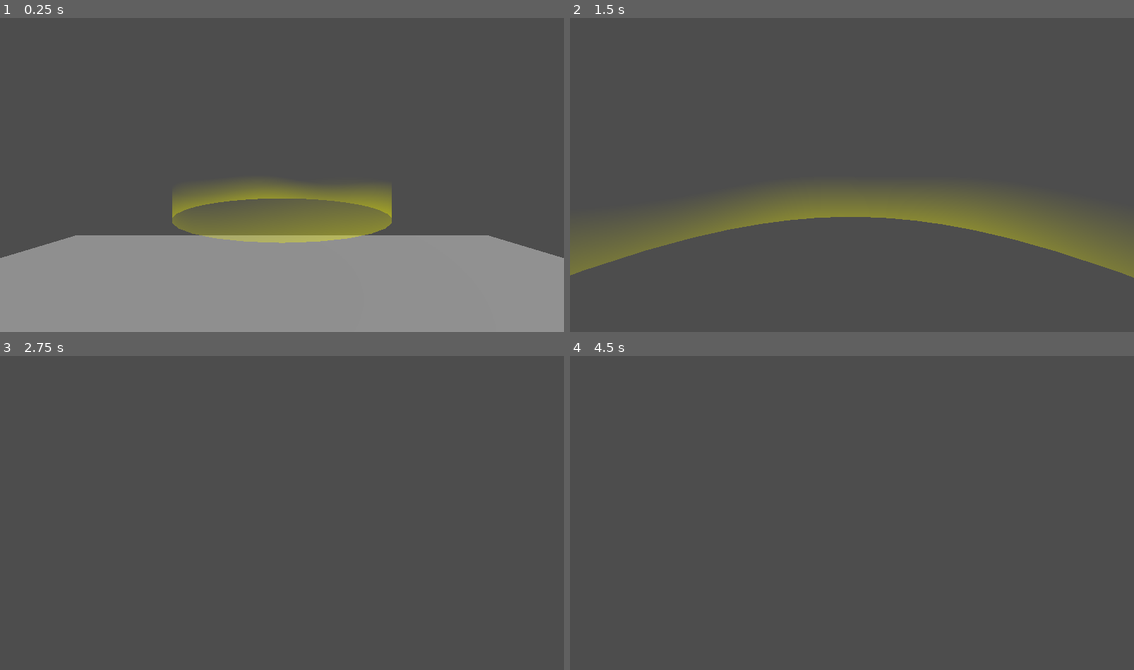
Above: before the commit, frames 1-4 (two rows, left to right).
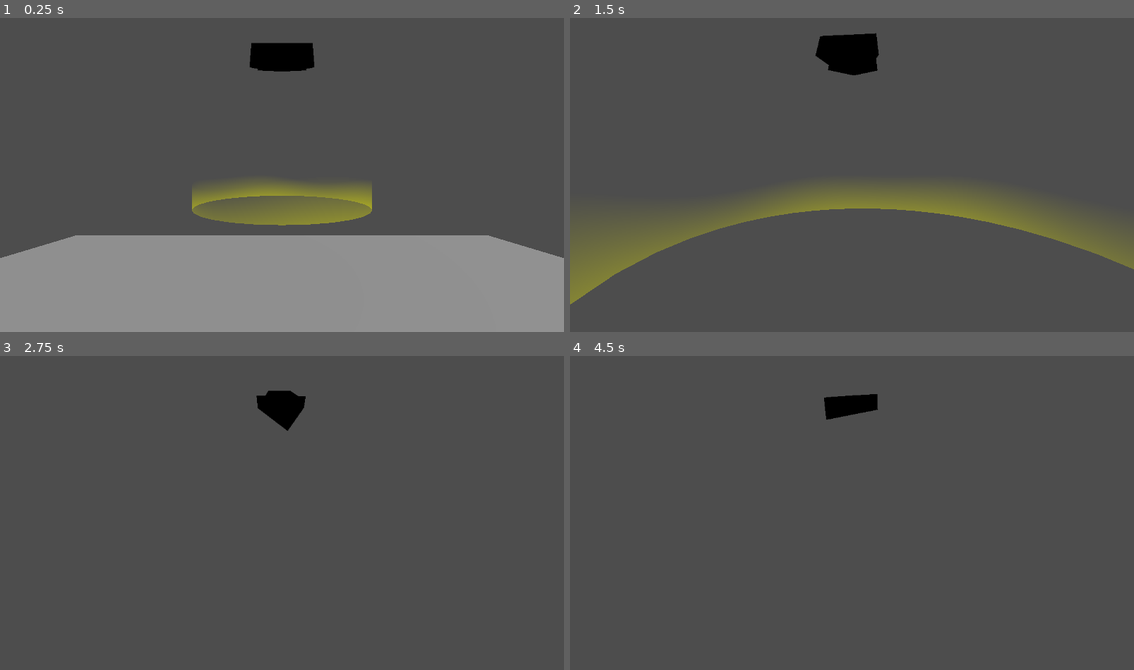
Above: after the commit, the same moments.

Repository: dairycultist/CityZoomer
Game: Godot game, scene res://game_scene.tscn
The game is run twice, just before and just after one commit, with the same random seed, the same clock (stepped at 60 frames per second) and the same inputs.
Inputs (mouse positions are in pixels of both pictures, inside the frame that each line leads up to):
- Up to frame 1 (0.25 s): no input
- Up to frame 2 (1.5 s): tap Enter at 0.5 s; move the mouse to (880, 171) at 0.52 s; hold W (walk_up) from 0.53 s (still down); tap Space (jump) at 0.77 s; move the mouse to (823, 175) at 1.27 s
- Up to frame 3 (2.75 s): keep holding W (walk_up); tap Space (jump) at 1.52 s; move the mouse to (293, 506) at 2.02 s
- Up to frame 4 (4.5 s): keep holding W (walk_up); tap Space (jump) at 2.75, 3.02, 3.77 s; move the mouse to (846, 516) at 2.77 s; move the mouse to (891, 516) at 3.52 s; tap Enter at 4.25 s; move the mouse to (806, 506) at 4.27 s

The runs differ from the first frame. In frame 1, 3.8% of the frame differs, in the area x 30-70%, y 7-72%; in frame 2, 4.2%, in the area x 0-100%, y 4-92%; in frame 3, 0.7%; in frame 4, 0.6%.

Commit message:
Checkpoint compass

Diff:
--- /dev/null
+++ b/checkpoint_compass.gd
@@ -0,0 +1,10 @@
+extends MeshInstance3D
+
+@export var player_camera : Node3D
+@export var target : Node3D
+
+func _process(delta: float) -> void:
+	look_at_from_position(target.global_position, player_camera.global_position)
+	position = Vector3(0, 0, -2)
+	rotation.y -= player_camera.global_rotation.y
+	rotation.x += player_camera.global_rotation.x
--- a/game_scene.tscn
+++ b/game_scene.tscn
@@ -1,8 +1,10 @@
-[gd_scene load_steps=8 format=3 uid="uid://bd1sgkptmj0mo"]
+[gd_scene load_steps=11 format=3 uid="uid://bd1sgkptmj0mo"]
 
 [ext_resource type="Script" uid="uid://db4nmoieo5cus" path="res://player_controller.gd" id="2_po0ka"]
 [ext_resource type="Shader" uid="uid://cmr01vxyryoq2" path="res://checkpoint.gdshader" id="2_v1wow"]
 [ext_resource type="ArrayMesh" uid="uid://1civrybn8gm7" path="res://checkpoint.obj" id="3_v1wow"]
+[ext_resource type="ArrayMesh" uid="uid://dc4oajsqudg75" path="res://arrow.obj" id="4_mixcd"]
+[ext_resource type="Script" uid="uid://d0x1o3jgcm7k0" path="res://checkpoint_compass.gd" id="5_mj2jn"]
 
 [sub_resource type="CapsuleShape3D" id="CapsuleShape3D_mlf6e"]
 
@@ -10,6 +12,10 @@
 
 [sub_resource type="PlaneMesh" id="PlaneMesh_mlf6e"]
 size = Vector2(10, 10)
+
+[sub_resource type="Environment" id="Environment_mixcd"]
+background_mode = 1
+background_color = Color(0, 0, 0, 0)
 
 [sub_resource type="ShaderMaterial" id="ShaderMaterial_mixcd"]
 render_priority = 0
@@ -26,6 +32,7 @@
 
 [node name="Camera3D" type="Camera3D" parent="Player"]
 transform = Transform3D(1, 0, 0, 0, 1, 0, 0, 0, 1, 0, 1.5, 0)
+cull_mask = 1048063
 
 [node name="StaticBody3D" type="StaticBody3D" parent="."]
 
@@ -38,7 +45,41 @@
 [node name="DirectionalLight3D" type="DirectionalLight3D" parent="."]
 transform = Transform3D(0.757656, -0.610509, 0.230729, 0, 0.353524, 0.935426, -0.652654, -0.708731, 0.267849, 0, 0, 0)
 
-[node name="Checkpoint" type="MeshInstance3D" parent="."]
-transform = Transform3D(1, 0, 0, 0, 1, 0, 0, 0, 1, 0, 1, -8.47155)
+[node name="SubViewportContainer" type="SubViewportContainer" parent="."]
+anchors_preset = 5
+anchor_left = 0.5
+anchor_right = 0.5
+offset_left = -100.0
+offset_right = 100.0
+offset_bottom = 200.0
+grow_horizontal = 2
+stretch = true
+
+[node name="SubViewport" type="SubViewport" parent="SubViewportContainer"]
+transparent_bg = true
+size = Vector2i(200, 200)
+
+[node name="Camera3D" type="Camera3D" parent="SubViewportContainer/SubViewport"]
+transform = Transform3D(1, 0, 0, 0, 1, 0, 0, 0, 1, 0, 10, 0)
+cull_mask = 512
+environment = SubResource("Environment_mixcd")
+size = 2.5
+far = 5.0
+
+[node name="CheckpointCompass" type="MeshInstance3D" parent="SubViewportContainer/SubViewport/Camera3D" node_paths=PackedStringArray("player_camera", "target")]
+transform = Transform3D(1, 0, 0, 0, 1, 0, 0, 0, 1, 0, 0, -2)
+layers = 512
+mesh = ExtResource("4_mixcd")
+skeleton = NodePath("../..")
+script = ExtResource("5_mj2jn")
+player_camera = NodePath("../../../../Player/Camera3D")
+target = NodePath("../../../../Checkpoint")
+
+[node name="Checkpoint" type="Node3D" parent="."]
+transform = Transform3D(1, 0, 0, 0, 1, 0, 0, 0, 1, 0, 0, -10)
+
+[node name="Mesh" type="MeshInstance3D" parent="Checkpoint"]
+transform = Transform3D(1, 0, 0, 0, 1, 0, 0, 0, 1, 0, 1, 0)
 material_override = SubResource("ShaderMaterial_mixcd")
 mesh = ExtResource("3_v1wow")
+skeleton = NodePath("../..")
Not shown, added: arrow.obj
Not shown, added: arrow.obj.import
Not shown, added: checkpoint_compass.gd.uid
